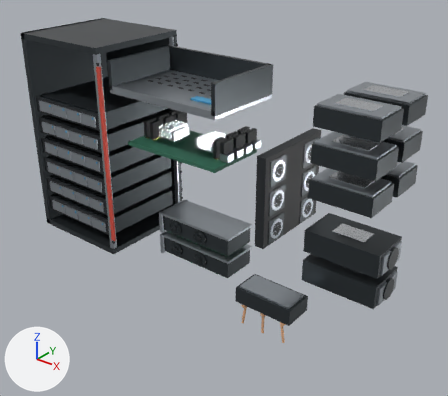
The glTF model public/models/cocometric-shape-revision.glb: old version first, new version second.
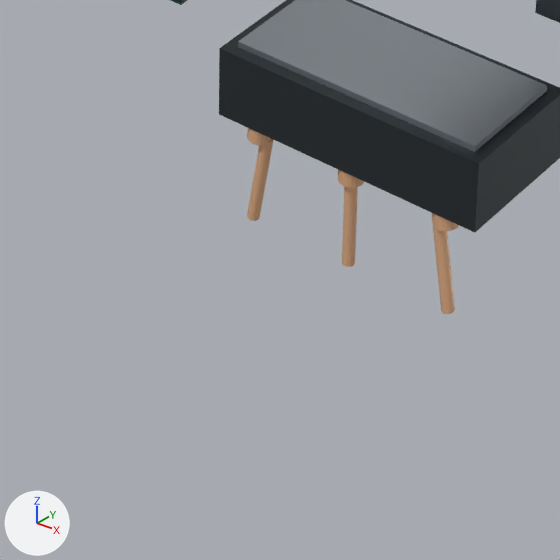
Old and new are each drawn whole from a 50 mm camera at (7.52, -8.59, 4.7) aimed at (0.55, 0.13, -0.7) and again close up on the part from 42% to 68% of the width and 70% to 100% of the height. The axes (+X, +Y, +Z) are drawn at lower left. The lights are the same throughout. The last two pictures show the newer version. Where no turn or scale is listed for an object, it has been applied to the vertices.

Names of what the first close-up shows: 'NIC_Antenna_0', 'NIC_Antenna_1', 'NIC_Antenna_2', 'NIC_Antenna_Base_0', 'NIC_Antenna_Base_1', 'NIC_Antenna_Base_2', 'NIC_Router_Body', 'NIC_Router_Top' and 1 more.
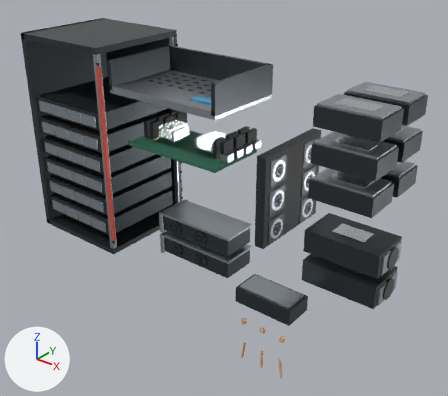
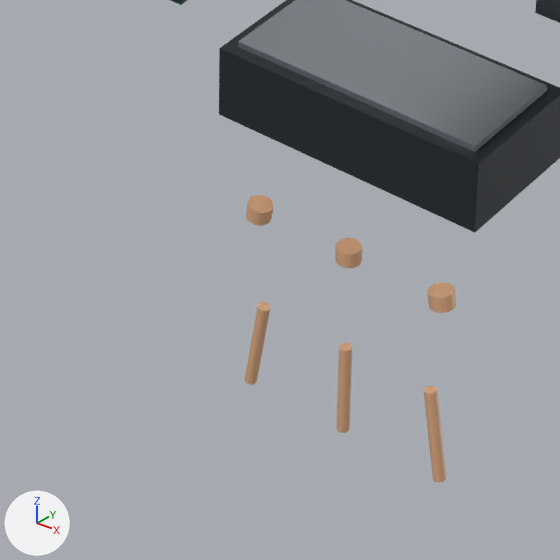
What changed in the scene script:
```text
Change me_nic_antenna_2:
    used by ob_nic_antenna_2; location = (0.0, 0.0, 0.0)
    remove me_nic_antenna_2.from_pydata(...)  # 42 vertices, 80 faces; spans x 2.765..2.875, y -1.1..-1.05, z -2.381..-1.979
    add me_nic_antenna_2.from_pydata(...)  # 42 vertices, 80 faces; spans x 2.765..2.875, y -1.1..-1.05, z -3.181..-2.779
    me_nic_antenna_2 part 6: the whole mesh is moved by (0.0, 0.0, -0.8)
Change me_nic_antenna_base_2:
    used by ob_nic_antenna_base_2; location = (0.0, 0.0, 0.0)
    remove me_nic_antenna_base_2.from_pydata(...)  # 42 vertices, 80 faces; spans x 2.7657..2.8743, y -1.125..-1.025, z -2.0046..-1.9254
    add me_nic_antenna_base_2.from_pydata(...)  # 42 vertices, 80 faces; spans x 2.7657..2.8743, y -1.125..-1.025, z -2.3746..-2.2954
    me_nic_antenna_base_2 part 5: the whole mesh is moved by (0.0, 0.0, -0.37)
Change me_nic_antenna_1:
    used by ob_nic_antenna_1; location = (0.0, 0.0, 0.0)
    remove me_nic_antenna_1.from_pydata(...)  # 42 vertices, 80 faces; spans x 2.375..2.425, y -1.1..-1.05, z -2.38..-1.98
    add me_nic_antenna_1.from_pydata(...)  # 42 vertices, 80 faces; spans x 2.375..2.425, y -1.1..-1.05, z -3.18..-2.78
    me_nic_antenna_1 part 4: the whole mesh is moved by (0.0, 0.0, -0.8)
Change me_nic_antenna_base_1:
    used by ob_nic_antenna_base_1; location = (0.0, 0.0, 0.0)
    remove me_nic_antenna_base_1.from_pydata(...)  # 42 vertices, 80 faces; spans x 2.35..2.45, y -1.125..-1.025, z -1.9975..-1.9325
    add me_nic_antenna_base_1.from_pydata(...)  # 42 vertices, 80 faces; spans x 2.35..2.45, y -1.125..-1.025, z -2.3675..-2.3025
    me_nic_antenna_base_1 part 3: the whole mesh is moved by (0.0, 0.0, -0.37)
Change me_nic_antenna_0:
    used by ob_nic_antenna_0; location = (0.0, 0.0, 0.0)
    remove me_nic_antenna_0.from_pydata(...)  # 42 vertices, 80 faces; spans x 1.925..2.035, y -1.1..-1.05, z -2.381..-1.979
    add me_nic_antenna_0.from_pydata(...)  # 42 vertices, 80 faces; spans x 1.925..2.035, y -1.1..-1.05, z -3.181..-2.779
    me_nic_antenna_0 part 2: the whole mesh is moved by (0.0, 0.0, -0.8)
Change me_nic_antenna_base_0:
    used by ob_nic_antenna_base_0; location = (0.0, 0.0, 0.0)
    remove me_nic_antenna_base_0.from_pydata(...)  # 42 vertices, 80 faces; spans x 1.9257..2.0343, y -1.125..-1.025, z -2.0046..-1.9254
    add me_nic_antenna_base_0.from_pydata(...)  # 42 vertices, 80 faces; spans x 1.9257..2.0343, y -1.125..-1.025, z -2.3746..-2.2954
    me_nic_antenna_base_0 part 1: the whole mesh is moved by (0.0, 0.0, -0.37)
```

Location of each change, [x1, y1, x2, y2] in pixels of the close-ups (560 x 560 px):
'NIC_Antenna_2', moved: before [432, 221, 455, 314]; after [424, 386, 446, 482]
'NIC_Antenna_1', moved: before [342, 186, 358, 267]; after [337, 343, 352, 433]
'NIC_Antenna_0', moved: before [247, 139, 273, 221]; after [245, 302, 270, 385]
'NIC_Antenna_Base_2', moved: before [432, 213, 459, 231]; after [427, 282, 456, 313]
'NIC_Antenna_Base_1', moved: before [338, 170, 364, 188]; after [335, 238, 362, 268]
'NIC_Antenna_Base_0', moved: before [247, 128, 271, 146]; after [246, 195, 274, 225]
